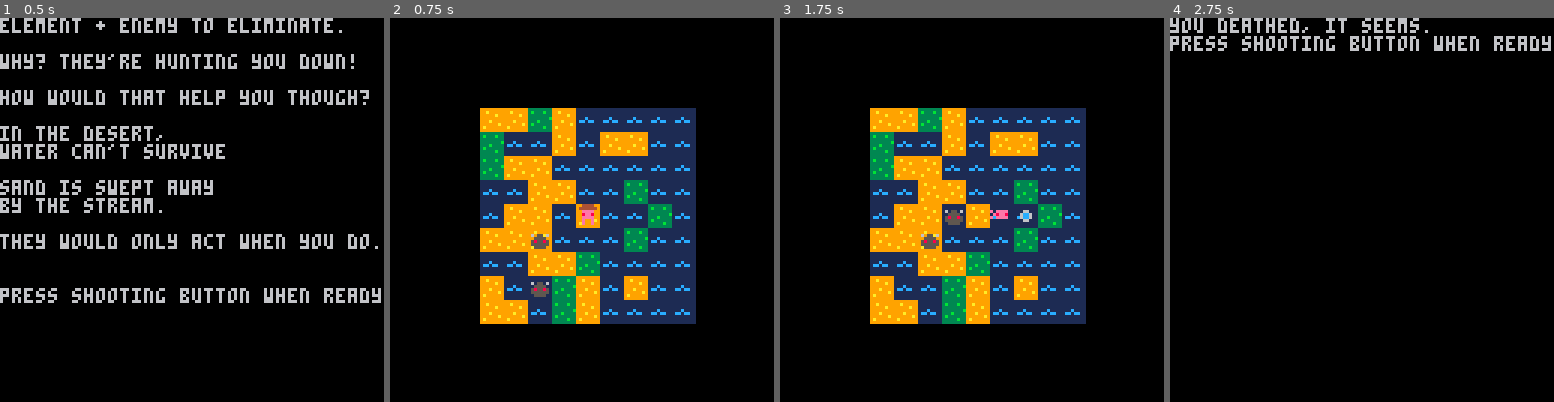
Above: before the commit, frames 1-4 (left to right).
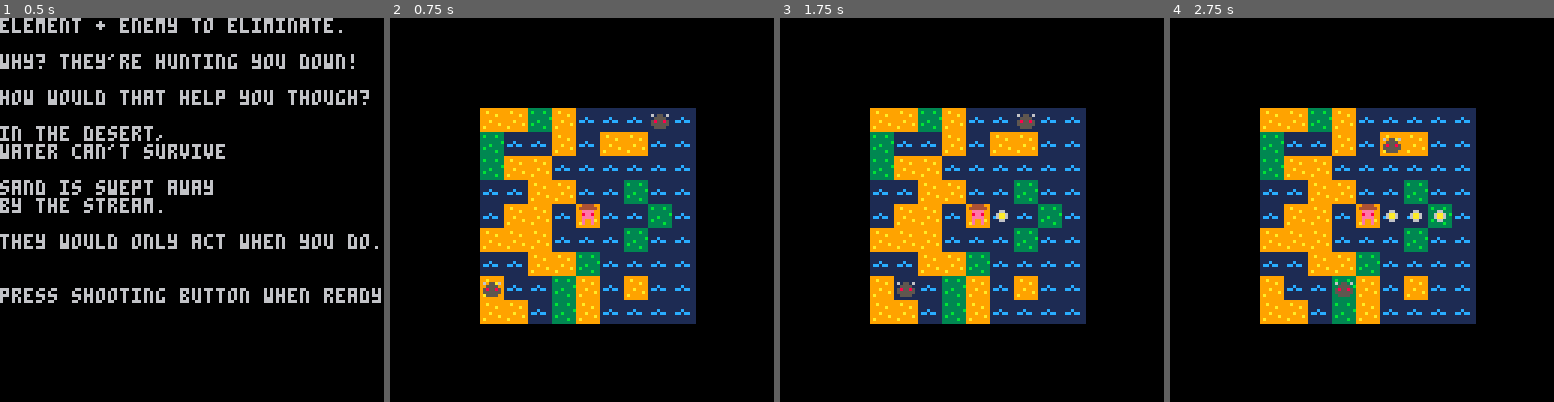
Above: after the commit, the same moments.

Repository: Rabbival/Pico8GridGame
Game: PICO-8 cartridge grid_game_main.p8
Same seed, same stepped clock (60 frames per second), same inputs: the game is played once before the commit and once after it.
Inputs:
- Up to frame 1 (0.5 s): tap X (X key) at 0.33 s
- Up to frame 2 (0.75 s): tap O (Z key) at 0.7 s
- Up to frame 3 (1.75 s): tap X (X key) at 1.07 s; hold Right from 1.6 s (still down); tap O (Z key) at 1.7 s
- Up to frame 4 (2.75 s): tap X (X key) at 1.85 s; release Right at 2.1 s; tap O (Z key) at 2.1, 2.5 s; hold Up 2.15-2.42 s; hold Right from 2.47 s (still down)

Frame 1 is identical in both runs. In frame 2, 0.6% of the frame differs, in the area x 24-73%, y 25-73%; in frame 3, 0.9%; in frame 4, 34%, in the area x 0-100%, y 0-80%.

Commit message:
turn if not facing, doesnt cost move

Diff:
--- a/managers/enemy_manager.lua
+++ b/managers/enemy_manager.lua
@@ -8,8 +8,8 @@
 
 function spawn_enemy()
     enemy = {}
-    enemy.row = rnd_exclude_range(1, MAP_ROW_COUNT, player.row-1, player.row+1)
-    enemy.col = rnd_exclude_range(1, MAP_COL_COUNT, player.col-1, player.col+1)
+    enemy.row = rnd_exclude_range(1, MAP_ROW_COUNT, player.row-3, player.row+3)
+    enemy.col = rnd_exclude_range(1, MAP_COL_COUNT, player.col-3, player.col+3)
     enemy.path = determine_path_to_player(enemy)
     enemy.next_move_index = 1
     enemy.heading_direction = enemy.path[1]
--- a/managers/player_manager.lua
+++ b/managers/player_manager.lua
@@ -22,11 +22,15 @@
     for i=1,count(DIRECTIONS) do
         direction = DIRECTIONS[i]
         if btnp(direction) then
-            player.acts_this_turn += 1
-            player.just_moved = true
-            player.heading_direction = direction
-            move_unit(direction, player, 1)
-            break
+            if direction != player.heading_direction then
+                player.heading_direction = direction
+                break
+            else
+                player.acts_this_turn += 1
+                player.just_moved = true
+                move_unit(direction, player, 1)
+                break
+            end
         end
     end
 end
